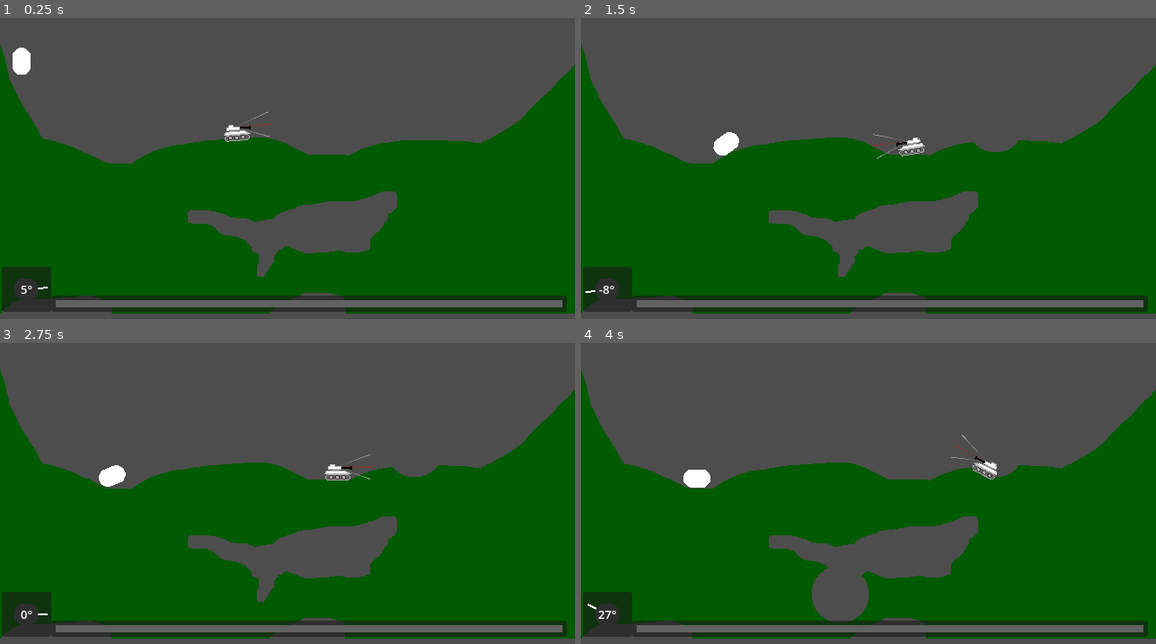
Above: before the commit, frames 1-4 (two rows, left to right).
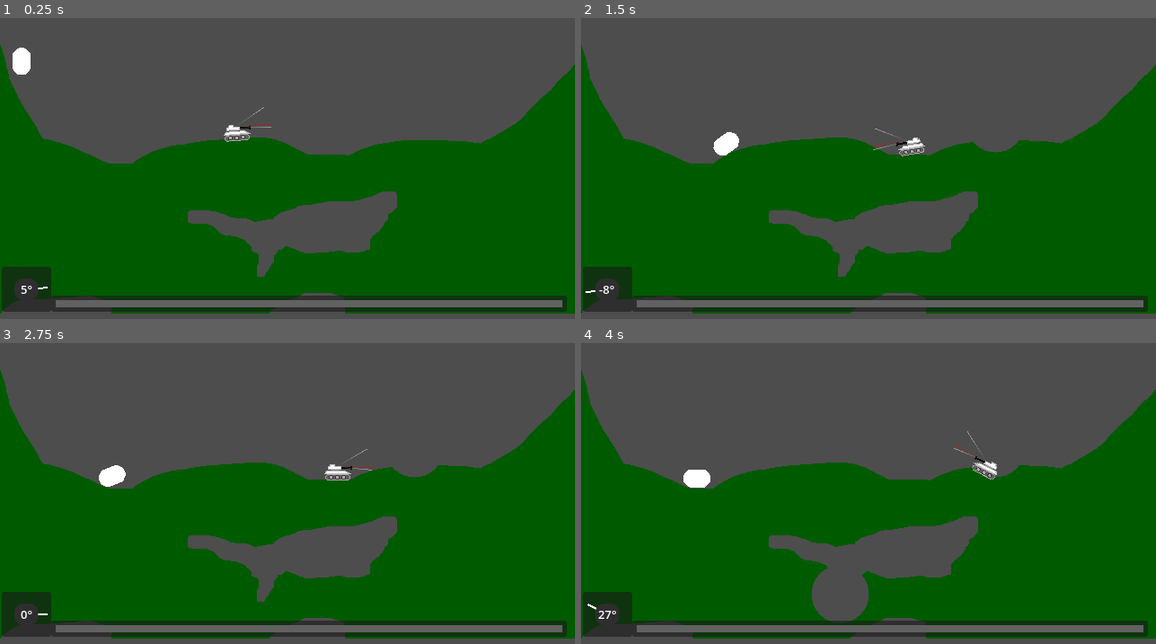
Above: after the commit, the same moments.

Repository: romaindurand/balistica
Game: Godot game, scene res://scenes/game.tscn
Two runs of this game, one before a commit and one after it. Both use one fixed random seed, a clock stepped at 60 frames per second and the inputs below.
Inputs (mouse positions are in pixels of both pictures, inside the frame that each line leads up to):
- Up to frame 1 (0.25 s): no input
- Up to frame 2 (1.5 s): move the mouse to (995, 123) at 0.52 s; hold Right (move_right) 0.53-1.28 s; tap Down (aim_down) at 0.6 s; click (995, 123) at 0.67 s; tap Up (aim_up) at 0.8, 1.35 s; move the mouse to (753, 180) at 1.27 s; hold Left (move_left) from 1.28 s (still down)
- Up to frame 3 (2.75 s): tap Down (aim_down) at 1.55, 2.1 s; move the mouse to (345, 349) at 2.02 s; release Left (move_left) at 2.03 s; hold Right (move_right) from 2.03 s (still down); tap Up (aim_up) at 2.3 s
- Up to frame 4 (4 s): move the mouse to (839, 592) at 2.77 s; tap Up (aim_up) at 2.85, 3.8 s; click (839, 592) at 2.92 s; tap Down (aim_down) at 3.05, 3.6 s; move the mouse to (1041, 562) at 3.52 s; release Right (move_right) at 3.53 s; hold Left (move_left) from 3.53 s (still down)

The runs differ from the first frame. In frame 1, less than 0.1% of the frame differs, in the area x 42-48%, y 29-40%; in frame 2, less than 0.1%; in frame 3, less than 0.1%, in the area x 59-65%, y 35-46%; in frame 4, less than 0.1%.

Commit message:
angle limits

Diff:
--- a/scenes/hud.tscn
+++ b/scenes/hud.tscn
@@ -18,7 +18,7 @@
 grow_vertical = 2
 script = ExtResource("1_r8yg0")
 
-[node name="Panel2" type="Panel" parent="." unique_id=954144978]
+[node name="ChargePanel" type="Panel" parent="." unique_id=954144978]
 layout_mode = 1
 anchors_preset = -1
 anchor_left = 0.089
@@ -32,7 +32,7 @@
 grow_horizontal = 2
 grow_vertical = 2
 
-[node name="ColorRect" type="ColorRect" parent="Panel2" unique_id=469253964]
+[node name="Charge" type="ColorRect" parent="ChargePanel" unique_id=469253964]
 layout_mode = 1
 anchors_preset = -1
 anchor_left = 0.009000001
--- a/scenes/player.tscn
+++ b/scenes/player.tscn
@@ -25,6 +25,8 @@
 
 [node name="Aim" parent="." unique_id=1364671572 instance=ExtResource("4_opbas")]
 position = Vector2(0, -7)
+min_custom_angle_degrees = -5.0
+max_custom_angle_degrees = 30.0
 
 [node name="WheelAssembly1" parent="." unique_id=1176606743 instance=ExtResource("3_hlq4g")]
 position = Vector2(-13, 7)
--- a/scripts/aim.gd
+++ b/scripts/aim.gd
@@ -5,6 +5,8 @@
 
 
 @export var aim_line_length: float = DEFAULT_LINE_LENGTH
+@export var min_custom_angle_degrees: float = -20.0
+@export var max_custom_angle_degrees: float = 20.0
 
 @onready var upper_limit_line: Line2D = $UpperLimit
 @onready var lower_limit_line: Line2D = $LowerLimit
@@ -26,23 +28,22 @@
 func update_aim_angles(
 	vehicle_angle_degrees: float,
 	current_angle_degrees: float,
-	max_custom_angle_degrees: float,
+	_max_custom_angle_degrees: float,
 	facing_right: bool
 ) -> void:
-	var max_angle: float = absf(max_custom_angle_degrees)
 	var custom_angle_degrees: float = current_angle_degrees - vehicle_angle_degrees
 	_redraw_line(
 		upper_limit_line,
 		_upper_limit_origin,
 		aim_line_length,
-		max_angle,
+		max_custom_angle_degrees,
 		facing_right
 	)
 	_redraw_line(
 		lower_limit_line,
 		_lower_limit_origin,
 		aim_line_length,
-		-max_angle,
+		min_custom_angle_degrees,
 		facing_right
 	)
 	_redraw_line(
--- a/scripts/hud.gd
+++ b/scripts/hud.gd
@@ -20,6 +20,7 @@
 	update_player_angle(0.0, true)
 
 
+
 func update_player_angle(angle_degrees: float, facing_right: bool) -> void:
 	var base_direction: Vector2 = Vector2.RIGHT if facing_right else Vector2.LEFT
 	var visual_angle_degrees: float = -angle_degrees if facing_right else angle_degrees
--- a/scripts/player.gd
+++ b/scripts/player.gd
@@ -230,18 +230,41 @@
 	if is_zero_approx(aim_axis):
 		return
 
-	var max_angle: float = absf(max_custom_aim_angle_degrees)
+	var aim_limits := _get_custom_aim_angle_limits()
 	custom_aim_angle_degrees = clampf(
 		custom_aim_angle_degrees + aim_axis * aim_angle_adjustment_speed * delta,
-		-max_angle,
-		max_angle
+		aim_limits.x,
+		aim_limits.y
 	)
+
+
+func _get_custom_aim_angle_limits() -> Vector2:
+	var fallback_max_angle := absf(max_custom_aim_angle_degrees)
+	var min_angle := -fallback_max_angle
+	var max_angle := fallback_max_angle
+	var aim_node := get_node_or_null("Aim")
+
+	if aim_node != null:
+		var min_value: Variant = aim_node.get(&"min_custom_angle_degrees")
+		var max_value: Variant = aim_node.get(&"max_custom_angle_degrees")
+		if typeof(min_value) == TYPE_FLOAT or typeof(min_value) == TYPE_INT:
+			min_angle = float(min_value)
+		if typeof(max_value) == TYPE_FLOAT or typeof(max_value) == TYPE_INT:
+			max_angle = float(max_value)
+
+	if min_angle > max_angle:
+		var swap := min_angle
+		min_angle = max_angle
+		max_angle = swap
+
+	return Vector2(min_angle, max_angle)
 
 
 func _emit_current_angle() -> void:
 	var vehicle_angle_degrees: float = get_signed_aim_angle_degrees()
 	var current_angle_degrees: float = vehicle_angle_degrees + custom_aim_angle_degrees
-	var max_custom_angle_degrees: float = absf(max_custom_aim_angle_degrees)
+	var aim_limits := _get_custom_aim_angle_limits()
+	var max_custom_angle_degrees: float = maxf(absf(aim_limits.x), absf(aim_limits.y))
 	angle_changed.emit(current_angle_degrees, _facing_right)
 	aim_angles_changed.emit(
 		vehicle_angle_degrees,
--- /dev/null
+++ b/tests/test.gd
@@ -0,0 +1,67 @@
+extends SceneTree
+
+const AimScene := preload("res://scenes/aim.tscn")
+const PlayerScene := preload("res://scenes/player.tscn")
+
+
+func _init() -> void:
+	call_deferred("_run")
+
+
+func _run() -> void:
+	if not await _test_aim_exposes_custom_min_and_max_angles():
+		return
+	if not await _test_player_uses_aim_instance_angle_limits():
+		return
+
+	quit(0)
+
+
+func _test_aim_exposes_custom_min_and_max_angles() -> bool:
+	var aim := AimScene.instantiate()
+	root.add_child(aim)
+	await process_frame
+
+	if not _expect(aim.get("min_custom_angle_degrees") != null, "Aim should expose min_custom_angle_degrees"):
+		return false
+	if not _expect(aim.get("max_custom_angle_degrees") != null, "Aim should expose max_custom_angle_degrees"):
+		return false
+
+	aim.queue_free()
+	return true
+
+
+func _test_player_uses_aim_instance_angle_limits() -> bool:
+	var player := PlayerScene.instantiate()
+	root.add_child(player)
+	await process_frame
+
+	var aim := player.get_node("Aim")
+	aim.set("min_custom_angle_degrees", -10.0)
+	aim.set("max_custom_angle_degrees", 35.0)
+
+	player.custom_aim_angle_degrees = 30.0
+	Input.action_press("aim_up")
+	player._update_custom_aim_angle(1.0)
+	Input.action_release("aim_up")
+	if not _expect(is_equal_approx(player.custom_aim_angle_degrees, 35.0), "player should clamp aim up to Aim max angle"):
+		return false
+
+	player.custom_aim_angle_degrees = -5.0
+	Input.action_press("aim_down")
+	player._update_custom_aim_angle(1.0)
+	Input.action_release("aim_down")
+	if not _expect(is_equal_approx(player.custom_aim_angle_degrees, -10.0), "player should clamp aim down to Aim min angle"):
+		return false
+
+	player.queue_free()
+	return true
+
+
+func _expect(condition: bool, message: String) -> bool:
+	if condition:
+		return true
+
+	printerr("TEST FAILED: %s" % message)
+	quit(1)
+	return false
Not shown, added: tests/test.gd.uid
